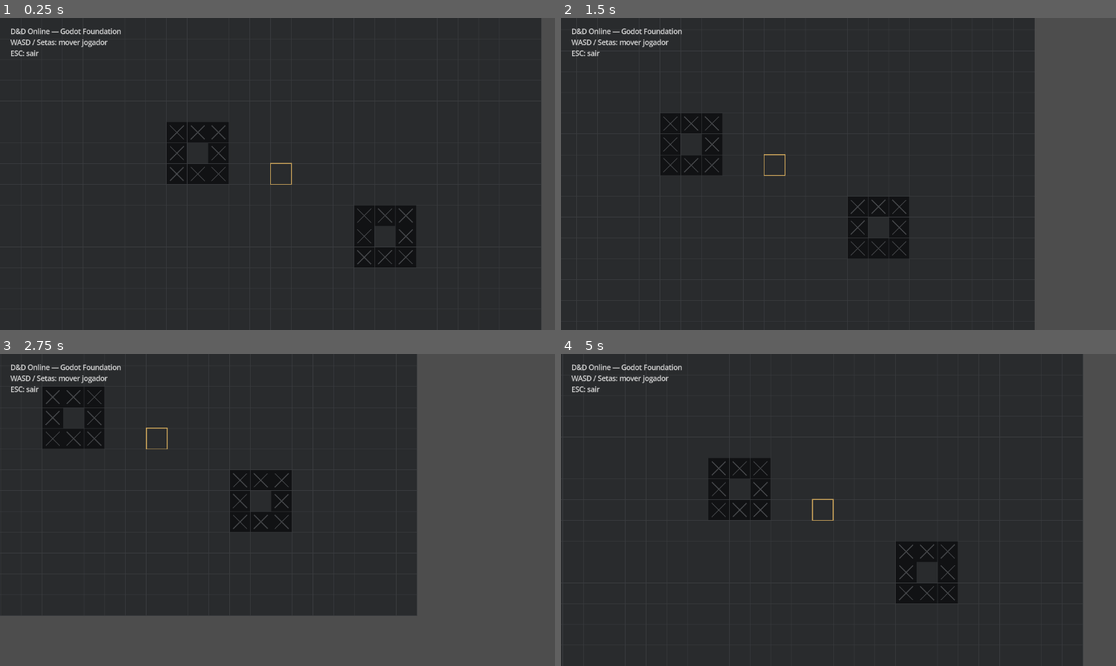
Above: before the commit, frames 1-4 (two rows, left to right).
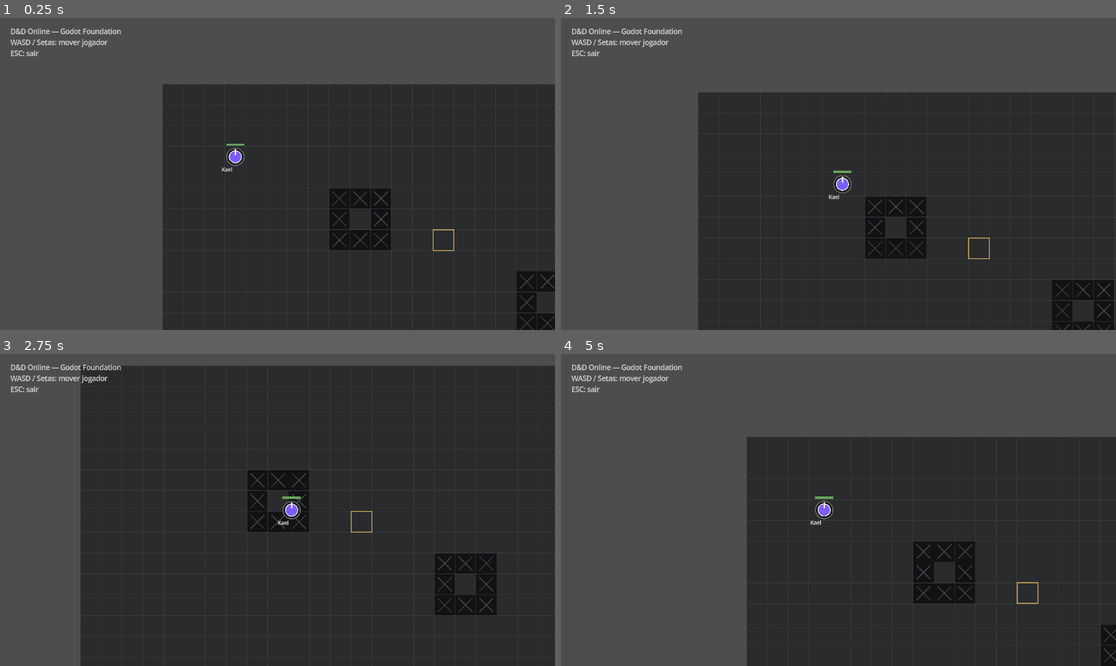
Above: after the commit, the same moments.

Repository: wchichura-maker/dnd
Game: Godot game, scene res://scenes/Main.tscn
Two runs of this game, one before a commit and one after it. Both use one fixed random seed, a clock stepped at 60 frames per second and the inputs below.
Inputs:
- Up to frame 1 (0.25 s): no input
- Up to frame 2 (1.5 s): tap Enter at 0.5 s; hold D 0.53-1.28 s; hold S from 1.28 s (still down)
- Up to frame 3 (2.75 s): release S at 2.03 s; hold D from 2.03 s (still down)
- Up to frame 4 (5 s): release D at 2.78 s; hold W 2.78-3.53 s; hold A from 3.53 s (still down)

The runs differ from the first frame. In frame 1, 50% of the frame differs, in the area x 0-100%, y 0-100%; in frame 2, 51%; in frame 3, 49%; in frame 4, 55%.

Commit message:
feat: connect Godot player to entity adapter

Diff:
--- a/godot/scripts/Main.gd
+++ b/godot/scripts/Main.gd
@@ -1,8 +1,8 @@
 extends Node2D
 
-## Godot rendering foundation only.
-## No D&D rules are implemented here yet.
-## The existing TypeScript Game Core remains the source of game logic.
+## Godot client foundation.
+## Rendering is local to Godot; game rules remain in the TypeScript Game Core.
+## The adapter below establishes the first render-facing entity boundary.
 
 const TILE_SIZE := 48.0
 const MAP_SIZE := Vector2i(26, 16)
@@ -27,6 +27,23 @@
 }
 
 func _ready() -> void:
+	var adapter := GameEntityAdapter.new()
+	add_child(adapter)
+
+	# This snapshot mirrors the current TypeScript playerCharacter's render-relevant state:
+	# id, name, type, position, HP and movement. No D&D rule is executed here.
+	var player_snapshot := EntitySnapshot.from_dictionary({
+		"id": "player-01",
+		"name": "Kael",
+		"type": "PLAYER",
+		"x": 3,
+		"y": 3,
+		"hp": 30,
+		"maxHp": 30,
+		"movement": 6,
+	})
+
+	adapter.bind_entity($Player, player_snapshot)
 	queue_redraw()
 
 func _draw() -> void:
@@ -49,6 +66,6 @@
 				draw_line(rect.position + Vector2(8, 8), rect.end - Vector2(8, 8), Color("45474a"), 2.0)
 				draw_line(Vector2(rect.end.x - 8, rect.position.y + 8), Vector2(rect.position.x + 8, rect.end.y - 8), Color("45474a"), 2.0)
 
-	# A simple spawn marker documents the coordinate origin used by this scene.
+	# Reference marker for the prototype map coordinate used during the foundation phase.
 	var spawn_rect := Rect2(Vector2(13, 7) * TILE_SIZE, Vector2.ONE * TILE_SIZE)
 	draw_rect(spawn_rect, Color("d0a85c"), false, 2.0)
